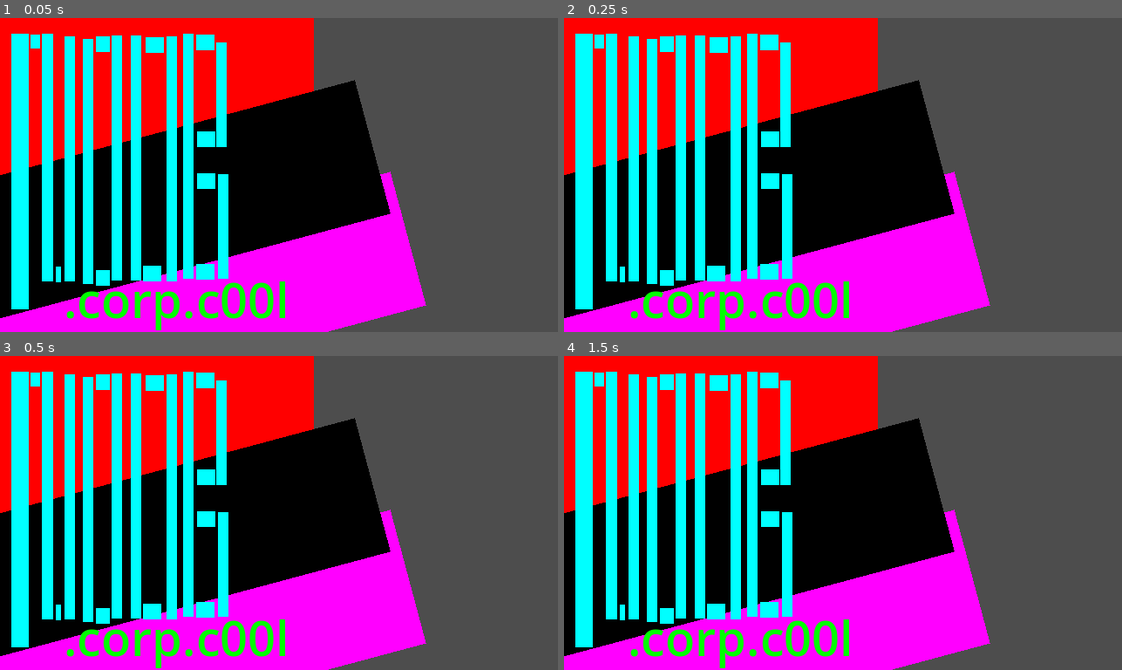
Above: before the commit, frames 1-4 (two rows, left to right).
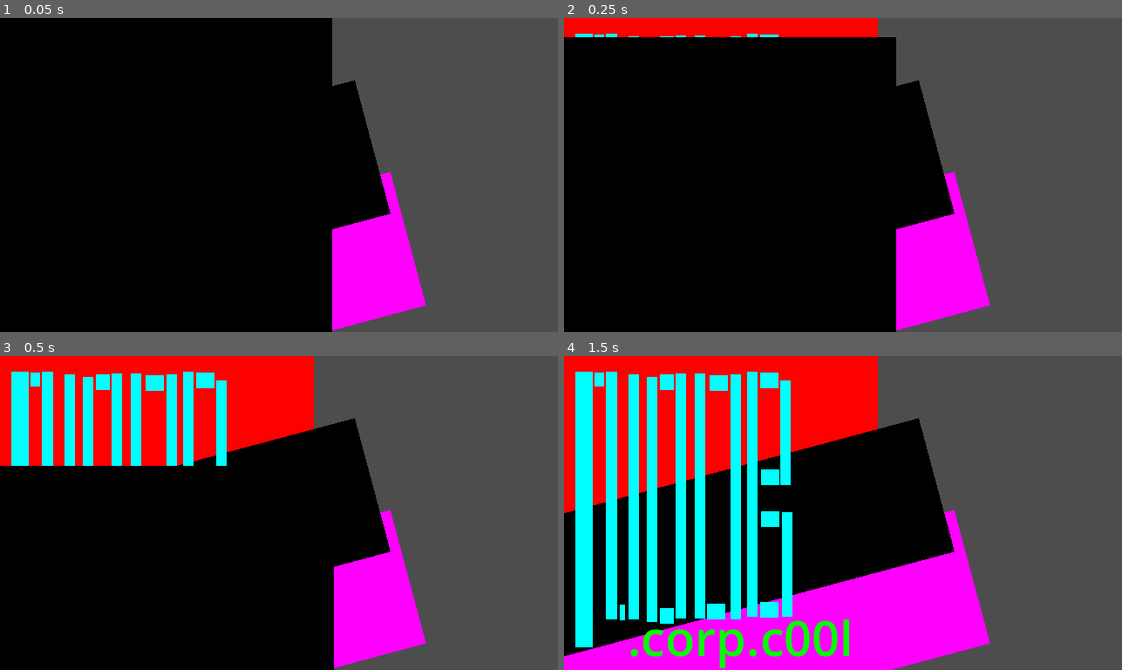
Above: after the commit, the same moments.

Repository: officialErnests/d-2dl-1
Game: Godot game, scene res://scenes/apps/TestApp.tscn
Two runs of this game, one before a commit and one after it. Both use one fixed random seed, a clock stepped at 60 frames per second and the inputs below. This scene is started directly instead of the project's main scene.
Inputs (mouse positions are in pixels of both pictures, inside the frame that each line leads up to):
- Up to frame 1 (0.05 s): no input
- Up to frame 2 (0.25 s): no input
- Up to frame 3 (0.5 s): no input
- Up to frame 4 (1.5 s): tap Enter at 0.5 s; move the mouse to (965, 497) at 0.52 s; hold D 0.53-1.28 s; hold Enter 0.53-1.28 s; tap Space at 0.77 s; move the mouse to (731, 528) at 1.27 s; hold S from 1.28 s (still down); tap Q at 1.35 s

The runs differ from the first frame. In frame 1, 41% of the frame differs, in the area x 0-60%, y 0-100%; in frame 2, 37%; in frame 3, 22%; in frame 4, nothing differs.

Commit message:
v0.2 email works now onto emails :DD

Diff:
--- a/diologue.gd
+++ b/diologue.gd
@@ -9,8 +9,9 @@
 	\t\tHELP\t\t\t\tDISPLAYS ALL THE COMMANDS
 	\t\tENTER\t\t\t\tCLEARS COMMAND
 	\t\tCLEAR\t\t\t\tCLEARS COMMAND FR FR
-	\t\tMUSIC\t\t\t\tTOGGLES MUSIC (Actually don't.. stay in silent bliss ;-;)
+	\t\tMUSIC\t\t\t\tTOGGLES NOISE
 	\t\tFAST\t\t\t\tSPEEDS UP BOMB TIMER XDD
+	\t\tQUIT\t\t\t\tQUITS COMPUTER AND EXPLODES
 
 	\tx__--// JOB \\\\--__x
 	\t\tNMAIL\t\t\t\tCHECK YOUR EMAIL
@@ -79,8 +80,8 @@
 			},
 			{
 				"Text": "G0 D0WNL04D APP",
-				"Prompt": "|| EXIT ||\n",
-				"Expected": "EXIT",
+				"Prompt": "|| EXIT || DOWN || APP || C 70 C0N71NU3\n",
+				"Expected": "C",
 				"NoNo": "NUHUH"
 			},
 			{
@@ -88,33 +89,148 @@
 				"Prompt": "Y - y35 || n0 - N\n",
 				"Expected": "Y",
 				"NoNo": "N"
+			},
+			{
+				"Text": "?? 4R3 7#3R3 [[2]] 0",
+				"Prompt": "Y - y35 || n0 - N\n",
+				"Expected": "Y",
+				"NoNo": "N"
 			}
 		],
 		"Fail": "\t00P5135 wr0ng 4n5w3r5, l0lz135
 		*pr0c33d5 t0 4cc1d3nt4lly d3t0n4t3 l3 b0mb*\n
 		00P51355...................................................................................................................................................................................................................54Y_BY3BY3BY3BBYY33BBBYYY333-----------______________________\n",
-		"Succes": "W3lc0m3 t0 y0ur n3w f4m1ly ;;;;;;;;;;;;;;;;;;;;;;;;;;;;;;;;;;;;;;;;;D\n"
-	},
-	{
-		"Name": "C0NGR4T5 0n 0p3n1ng th15 :DD\n",
-		"Requims": [
-			{
-				"Text": "D0 y0u 53ll y0ur [i]UNG0DLY 50UL[/i] t0 th15 noob.corp.c00l",
-				"Prompt": "Y - y35 || n0 - N\n",
-				"Expected": "Y",
-				"NoNo": "N"
-			},
-			{
-				"Text": "?? 4R3 Y0U 3X173D !!",
-				"Prompt": "Y - y35 || n0 - N\n",
-				"Expected": "Y",
-				"NoNo": "N"
-			}
-		],
-		"Fail": "\t00P5135 wr0ng 4n5w3r5, l0lz135
-		*pr0c33d5 t0 4cc1d3nt4lly d3t0n4t3 l3 b0mb*\n
-		00P51355...................................................................................................................................................................................................................54Y_BY3BY3BY3BBYY33BBBYYY333-----------______________________\n",
-		"Succes": "W3lc0m3 t0 y0ur n3w f4m1ly ;;;;;;;;;;;;;;;;;;;;;;;;;;;;;;;;;;;;;;;;;D\n"
+		"Succes": "W3lc0m3 t0 y0ur n3w f4m1ly ;;;;;;;;;;;;;;;;;;;;;;;;;;;;;;;;;;;;;;;;;D
+		(0N3 L457 71P,,,.. Y0U C4N CL053 4PP W17# -==CLOSE==-)\n"
+	},
+	{
+		"Name": "Some.. questions i have on top of the head, i would like to know...\n",
+		"Requims": [
+			{
+				"Text": "Does.. does this app open on your system??",
+				"Prompt": "Yeah / nope\n",
+				"Expected": "Yeah",
+				"NoNo": "nope"
+			},
+			{
+				"Text": "Can you.. like move around.. using arrows?",
+				"Prompt": "Works / no\n",
+				"Expected": "Works",
+				"NoNo": "no"
+			},
+			{
+				"Text": "Does the door collision work>>?",
+				"Prompt": "Solid / nope\n",
+				"Expected": "Solid",
+				"NoNo": "nope"
+			},
+			{
+				"Text": "Can you beat the level?",
+				"Prompt": "Ez / Impossible\n",
+				"Expected": "Ez",
+				"NoNo": "Impossible"
+			},
+			{
+				"Text": "Does victory screen work?",
+				"Prompt": "Yeah / no\n",
+				"Expected": "Yeah",
+				"NoNo": "no"
+			},
+			{
+				"Text": "Did.. did you enjoy the game? (please be honest)",
+				"Prompt": "YESSS / HELL\n",
+				"Expected": "YESSS",
+				"NoNo": "HELL"
+			}
+		],
+		"Fail": "OH NO, the customer wasn't so happy// YOUR TIME has come, cya lDD\n",
+		"Succes": "Oh wow, thanks for feedback!\n"
+	},
+	{
+		"Name": "Some.. of the head items i would like to know...\n",
+		"Requims": [
+			{
+				"Text": "Does.. does this app open on your system??",
+				"Prompt": "Yeah / nope\n",
+				"Expected": "Yeah",
+				"NoNo": "nope"
+			},
+			{
+				"Text": "Can you.. like move around.. using arrows?",
+				"Prompt": "Works / no\n",
+				"Expected": "Works",
+				"NoNo": "no"
+			},
+			{
+				"Text": "Does the door collision work>>?",
+				"Prompt": "Solid / nope\n",
+				"Expected": "Solid",
+				"NoNo": "nope"
+			},
+			{
+				"Text": "Can you beat the level?",
+				"Prompt": "Ez / Impossible\n",
+				"Expected": "Ez",
+				"NoNo": "Impossible"
+			},
+			{
+				"Text": "Does victory screen work?",
+				"Prompt": "Yeah / no\n",
+				"Expected": "Yeah",
+				"NoNo": "no"
+			},
+			{
+				"Text": "Did.. did you enjoy the game? (please be honest)",
+				"Prompt": "YESSS / HELL\n",
+				"Expected": "YESSS",
+				"NoNo": "HELL"
+			}
+		],
+		"Fail": "OH NO, the customer wasn't so happy// YOUR TIME has come, cya lDD\n",
+		"Succes": "Oh wow, thanks for feedback!\n"
+	},
+	{
+		"Name": "Some.. of the head items i would like to know...\n",
+		"Requims": [
+			{
+				"Text": "Does.. does this app open on your system??",
+				"Prompt": "Yeah / nope\n",
+				"Expected": "Yeah",
+				"NoNo": "nope"
+			},
+			{
+				"Text": "Can you.. like move around.. using arrows?",
+				"Prompt": "Works / no\n",
+				"Expected": "Works",
+				"NoNo": "no"
+			},
+			{
+				"Text": "Does the door collision work>>?",
+				"Prompt": "Solid / nope\n",
+				"Expected": "Solid",
+				"NoNo": "nope"
+			},
+			{
+				"Text": "Can you beat the level?",
+				"Prompt": "Ez / Impossible\n",
+				"Expected": "Ez",
+				"NoNo": "Impossible"
+			},
+			{
+				"Text": "Does victory screen work?",
+				"Prompt": "Yeah / no\n",
+				"Expected": "Yeah",
+				"NoNo": "no"
+			},
+			{
+				"Text": "Did.. did you enjoy the game? (please be honest)",
+				"Prompt": "YESSS / HELL\n",
+				"Expected": "YESSS",
+				"NoNo": "HELL"
+			}
+		],
+		"Fail": "OH NO, the customer wasn't so happy// YOUR TIME has come, cya lDD\n",
+		"Succes": "Oh wow, thanks for feedback!\n"
 	}
 ]
 
--- a/scenes/apps/TestApp.tscn
+++ b/scenes/apps/TestApp.tscn
@@ -1,4 +1,42 @@
-[gd_scene format=3 uid="uid://cob5of4c7gtwd"]
+[gd_scene load_steps=5 format=3 uid="uid://cob5of4c7gtwd"]
+
+[ext_resource type="Script" uid="uid://d4ny76vx0rehm" path="res://scripts/ready/start_animator.gd" id="1_jbgey"]
+
+[sub_resource type="Animation" id="Animation_3cche"]
+resource_name = "start"
+tracks/0/type = "value"
+tracks/0/imported = false
+tracks/0/enabled = true
+tracks/0/path = NodePath("ColorRect24:position")
+tracks/0/interp = 1
+tracks/0/loop_wrap = true
+tracks/0/keys = {
+"times": PackedFloat32Array(0, 0.09, 0.27, 0.37, 0.5, 0.65, 0.9, 1),
+"transitions": PackedFloat32Array(1, 1, 1, 1, 1, 1, 1, 1),
+"update": 1,
+"values": [Vector2(-11, -12), Vector2(-10.55, 21.66), Vector2(-9.65, 88.979996), Vector2(-9.15, 126.380005), Vector2(-8.5, 175), Vector2(-7.75, 231.09999), Vector2(-6.5, 324.59998), Vector2(-6, 362)]
+}
+
+[sub_resource type="Animation" id="Animation_1gm6l"]
+length = 0.001
+tracks/0/type = "value"
+tracks/0/imported = false
+tracks/0/enabled = true
+tracks/0/path = NodePath("ColorRect24:position")
+tracks/0/interp = 1
+tracks/0/loop_wrap = true
+tracks/0/keys = {
+"times": PackedFloat32Array(0),
+"transitions": PackedFloat32Array(1),
+"update": 0,
+"values": [Vector2(-11, -12)]
+}
+
+[sub_resource type="AnimationLibrary" id="AnimationLibrary_hadh7"]
+_data = {
+&"RESET": SubResource("Animation_1gm6l"),
+&"start": SubResource("Animation_3cche")
+}
 
 [node name="Control" type="Control"]
 layout_mode = 3
@@ -202,3 +240,17 @@
 offset_right = 260.0
 offset_bottom = 148.0
 color = Color(0, 1, 1, 1)
+
+[node name="AnimationPlayer" type="AnimationPlayer" parent="."]
+libraries = {
+&"": SubResource("AnimationLibrary_hadh7")
+}
+script = ExtResource("1_jbgey")
+
+[node name="ColorRect24" type="ColorRect" parent="."]
+layout_mode = 0
+offset_left = -11.0
+offset_top = -12.0
+offset_right = 381.0
+offset_bottom = 387.0
+color = Color(0, 0, 0, 1)
--- a/scripts/main.gd
+++ b/scripts/main.gd
@@ -9,13 +9,14 @@
 var write_locked = false
 var previous_cahrecter = ""
 
+var email_opened = false
 var email_index = 0
 var email_death = false
 var email_death_debounce = false
 
 var task_index = -1
 var task_mode = false
-var task_curent
+var task_curent: Dictionary
 var task_requim_index = 0
 var task_failed = false
 var task_done = false
@@ -89,9 +90,11 @@
 			"REPEAT":
 				console.addNewLine()
 				taskWrite()
+			"QUIT":
+				get_tree().quit()
 			_:
 				var lastinput = console.getLast(0)
-				if task_requim_index < task_curent["Requims"].size():
+				if task_requim_index < task_curent["Requims"].size() and email_opened:
 					if lastinput == task_curent["Requims"][task_requim_index]["NoNo"]:
 						task_failed = true
 						task_requim_index += 1
@@ -125,6 +128,7 @@
 				email(email_index)
 				task_index = Diologue.getEmail(email_index)["Task"]
 				app_index = Diologue.getEmail(email_index)["App"]
+				task_done = false
 				task_requim_index = 0
 			"TASK":
 				console.addNewLine()
@@ -146,6 +150,10 @@
 					write_enabled = false
 					console.addText("Memmory slot full x-x\nPlease delete previos app before downloading\n")
 				else:
+					if app_index == -1:
+						write_enabled = false
+						console.addText("No app found in NMAIL attachment ;;--;;\n")
+						return
 					app_curent = Diologue.getApp(app_index)
 					write_enabled = false
 					write_locked = true
@@ -187,6 +195,8 @@
 				else:
 					write_enabled = false
 					console.addText("No app found to satisfy my hunger....\n")
+			"QUIT":
+				get_tree().quit()
 			_:
 				return
 
@@ -204,7 +214,7 @@
 	console.addText("[b]--==|| Task mode ,,--.. EXIT [to] EXIT ||==--[/b]\n"+task_curent["Name"])
 
 func taskWrite() -> void:
-	if task_requim_index >= task_curent["Requims"].size():
+	if task_requim_index >= task_curent["Requims"].size() or not email_opened:
 		task_done = true
 		write_enabled = false
 		write_locked = false
@@ -225,17 +235,17 @@
 
 func email(p_index: int) -> void:
 	write_enabled = false
-	if task_done:
+	if task_done and email_opened:
+		email_opened = false
 		if task_failed:
-			if console.getMode(): console.fastModeToggle()
-			console.addText(task_curent["Fail"])
+			console.addSlowText(task_curent["Fail"])
 			email_death = true
 		else:
 			console.addText(task_curent["Succes"])
 			email_index += 1
-			task_done = false
 	else:
 		console.addText(Diologue.getEmail(p_index)["Content"])
+		email_opened = true
 
 func downloadChain() -> void:
 	if download_module_index > app_curent["Modules"].size() - 1:
@@ -245,7 +255,8 @@
 	if download_module_index == app_curent["Modules"].size() - 1:
 		download_downloading = false
 		write_locked = false
-	console.addText(app_curent["Modules"][download_module_index]+"\t\t [#####]-[#####]=[#####]-[#####] -+_ DONE\n")
+	write_enabled = false
+	console.addSlowText(app_curent["Modules"][download_module_index]+"\t\t [#####]-[#####]=[#####]-[#####] -+_ DONE\n")
 	download_module_index += 1
 
 func detectKeyboard() -> String:
--- a/scripts/moduless/console.gd
+++ b/scripts/moduless/console.gd
@@ -19,6 +19,12 @@
 	visible_characters = get_parsed_text().length()
 	text += p_text
 	showText()
+
+func addSlowText(p_text: String) -> void:
+	visible_characters = get_parsed_text().length()
+	text += p_text
+	showTextSlow()
+
 
 func clearText() -> void:
 	text = ""
@@ -56,6 +62,15 @@
 			visible_characters = -1
 			done.emit()
 
+func showTextSlow() -> void:
+	if get_parsed_text().length() > visible_characters:
+		visible_characters += 1
+		await get_tree().create_timer(text_delay).timeout
+		showTextSlow()
+	else:
+		visible_characters = -1
+		done.emit()
+
 func fastModeToggle() -> void:
 	fast_mode = not fast_mode
 
--- /dev/null
+++ b/scripts/ready/start_animator.gd
@@ -0,0 +1,4 @@
+extends AnimationPlayer
+
+func _ready() -> void:
+	play("start")
Not shown, added: scripts/ready/start_animator.gd.uid
